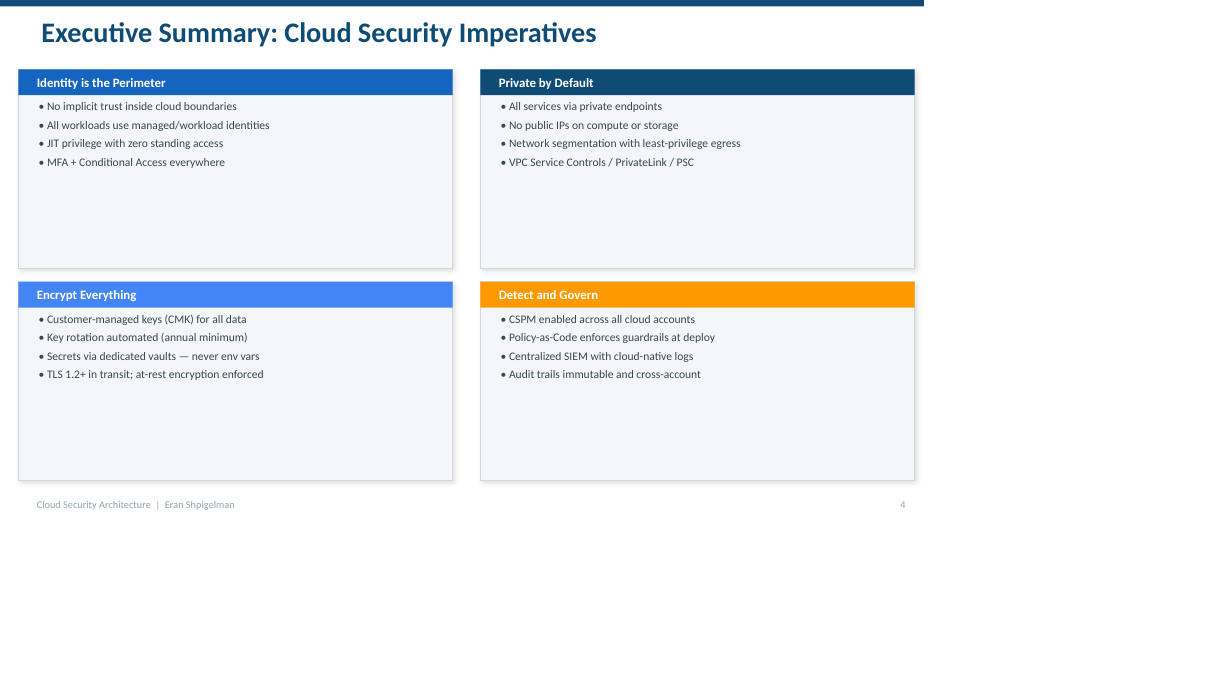
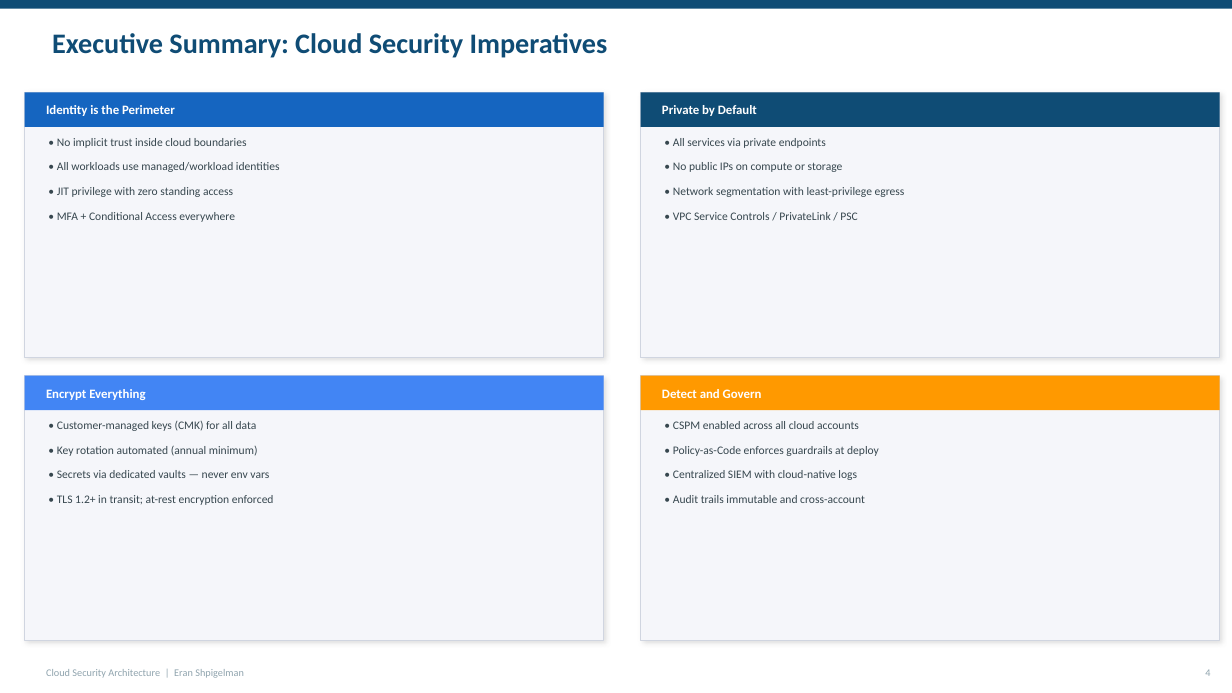
Before and after one commit to eransh10/Security-Architecture-Guidelines-Best-Practices, a slide deck: slide 4 of Cloud/cloud_security_architecture_deck.pptx. Drawn at 1232x693 pixels with LibreOffice and Linux fonts; fonts in the diff are those of the drawing. Boxes give left, top, right and bottom in pixels: in the first picture for what was removed or moved away, otherwise in the second. Text is boxed around its words. In the diff, an @@ line names an element or a change of style, - is before the commit and + after.

Commit message:
sync cloud deck: 45-slide expanded version (Advanced Security Domains)

```diff
--- a/Cloud/cloud_security_architecture_deck.pptx
+++ b/Cloud/cloud_security_architecture_deck.pptx
@@ rectangle: place and size @@
-rectangle at box(0, 0, 924, 6)
+rectangle at box(0, 0, 1232, 8)
@@ text "Executive Summary: Cloud Security Imperatives": place and size @@
-text "Executive Summary: Cloud Security Imperatives" at box(41, 22, 597, 47)
+text "Executive Summary: Cloud Security Imperatives" at box(52, 33, 608, 58)
@@ rectangle: place and size @@
-rectangle at box(18, 69, 453, 95)
+rectangle at box(25, 92, 604, 127)
@@ rectangle: place and size @@
-rectangle at box(18, 69, 453, 268)
+rectangle at box(25, 92, 604, 358)
@@ text "Identity is the Perimeter": place and size @@
-text "Identity is the Perimeter" at box(37, 78, 166, 89)
+text "Identity is the Perimeter" at box(46, 105, 175, 116)
@@ rectangle: place and size @@
-rectangle at box(481, 69, 915, 268)
+rectangle at box(640, 92, 1220, 358)
@@ rectangle: place and size @@
-rectangle at box(481, 69, 915, 95)
+rectangle at box(640, 92, 1220, 127)
@@ text "Private by Default": place and size @@
-text "Private by Default" at box(499, 78, 594, 89)
+text "Private by Default" at box(662, 105, 757, 116)
@@ text "• No implicit trust inside ...": place and size @@
-text "• No implicit trust inside ..." at box(47, 102, 237, 112)
+text "• No implicit trust inside ..." at box(57, 138, 247, 148)
@@ text "• All services via private ...": place and size @@
-text "• All services via private ..." at box(509, 102, 662, 112)
+text "• All services via private ..." at box(673, 138, 826, 148)
@@ text "• All workloads use managed/workload ...": place and size @@
-text "• All workloads use managed/workload ..." at box(47, 121, 270, 131)
+text "• All workloads use managed/workload ..." at box(57, 162, 280, 172)
@@ text "• JIT privilege with zero ...": place and size @@
-text "• JIT privilege with zero ..." at box(47, 139, 223, 149)
+text "• JIT privilege with zero ..." at box(57, 187, 233, 197)
@@ text "• No public IPs on ...": place and size @@
-text "• No public IPs on ..." at box(509, 121, 679, 131)
+text "• No public IPs on ..." at box(673, 162, 843, 172)
@@ text "• Network segmentation with least-privilege ...": place and size @@
-text "• Network segmentation with least-privilege ..." at box(509, 139, 741, 149)
+text "• Network segmentation with least-privilege ..." at box(673, 187, 905, 197)
@@ text "• MFA + Conditional Access ...": place and size @@
-text "• MFA + Conditional Access ..." at box(47, 158, 226, 168)
+text "• MFA + Conditional Access ..." at box(57, 212, 235, 222)
@@ text "• VPC Service Controls / ...": place and size @@
-text "• VPC Service Controls / ..." at box(509, 158, 694, 166)
+text "• VPC Service Controls / ..." at box(673, 212, 857, 220)
@@ rectangle: place and size @@
-rectangle at box(18, 282, 453, 481)
+rectangle at box(25, 376, 604, 641)
@@ rectangle: place and size @@
-rectangle at box(18, 282, 453, 308)
+rectangle at box(25, 376, 604, 410)
@@ text "Encrypt Everything": place and size @@
-text "Encrypt Everything" at box(37, 290, 136, 301)
+text "Encrypt Everything" at box(46, 389, 145, 400)
@@ rectangle: place and size @@
-rectangle at box(481, 282, 915, 481)
+rectangle at box(640, 376, 1220, 641)
@@ rectangle: place and size @@
-rectangle at box(481, 282, 915, 308)
+rectangle at box(640, 376, 1220, 410)
@@ text "Detect and Govern": place and size @@
-text "Detect and Govern" at box(499, 290, 598, 299)
+text "Detect and Govern" at box(662, 389, 762, 398)
@@ text "• Customer-managed keys (CMK) for ...": place and size @@
-text "• Customer-managed keys (CMK) for ..." at box(47, 315, 247, 325)
+text "• Customer-managed keys (CMK) for ..." at box(57, 421, 257, 431)
@@ text "• CSPM enabled across all ...": place and size @@
-text "• CSPM enabled across all ..." at box(509, 315, 695, 323)
+text "• CSPM enabled across all ..." at box(673, 421, 859, 429)
@@ text "• Key rotation automated (annual ...": place and size @@
-text "• Key rotation automated (annual ..." at box(47, 333, 248, 343)
+text "• Key rotation automated (annual ..." at box(57, 446, 258, 456)
@@ text "• Policy-as-Code enforces guardrails at ...": place and size @@
-text "• Policy-as-Code enforces guardrails at ..." at box(509, 333, 715, 343)
+text "• Policy-as-Code enforces guardrails at ..." at box(673, 446, 879, 456)
@@ text "• Secrets via dedicated vaults ...": place and size @@
-text "• Secrets via dedicated vaults ..." at box(47, 352, 260, 360)
+text "• Secrets via dedicated vaults ..." at box(57, 470, 269, 478)
@@ text "• Centralized SIEM with cloud-native ...": place and size @@
-text "• Centralized SIEM with cloud-native ..." at box(509, 352, 694, 362)
+text "• Centralized SIEM with cloud-native ..." at box(673, 470, 857, 480)
@@ text "• TLS 1.2+ in transit; ...": place and size @@
-text "• TLS 1.2+ in transit; ..." at box(47, 370, 264, 380)
+text "• TLS 1.2+ in transit; ..." at box(57, 495, 274, 505)
@@ text "• Audit trails immutable and ...": place and size @@
-text "• Audit trails immutable and ..." at box(509, 370, 701, 378)
+text "• Audit trails immutable and ..." at box(673, 495, 865, 503)
@@ text "Cloud Security Architecture | Eran ...": place and size @@
-text "Cloud Security Architecture | Eran ..." at box(37, 501, 235, 510)
+text "Cloud Security Architecture | Eran ..." at box(46, 669, 244, 678)
@@ text "4": place and size @@
-text "4" at box(900, 501, 905, 508)
+text "4" at box(1205, 669, 1210, 676)
```
Also in this commit, not shown: 44 other slides changed.
